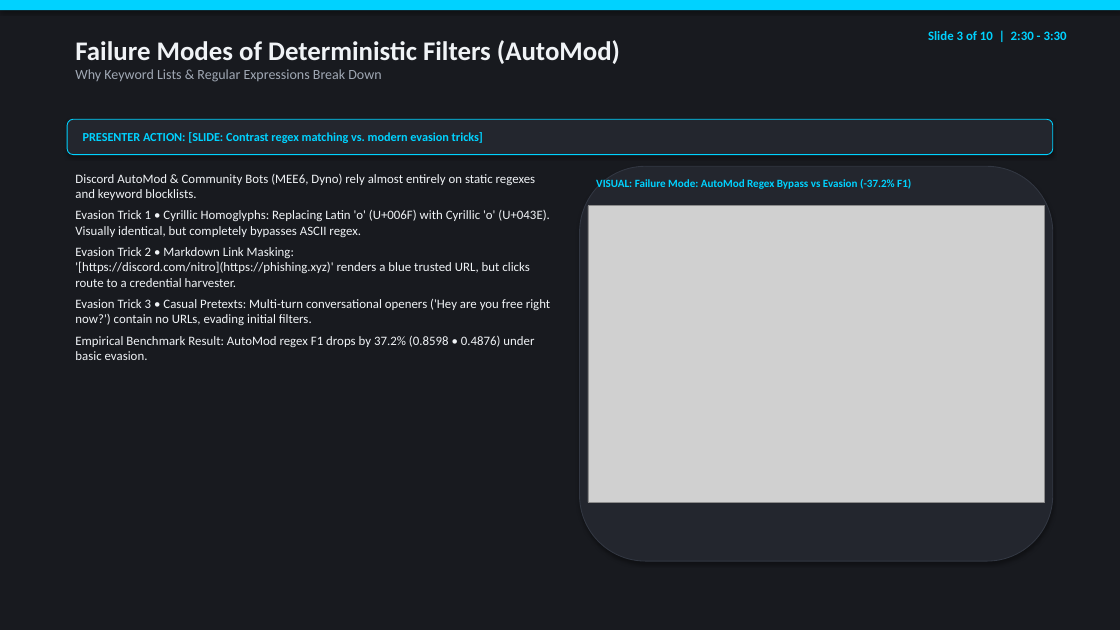
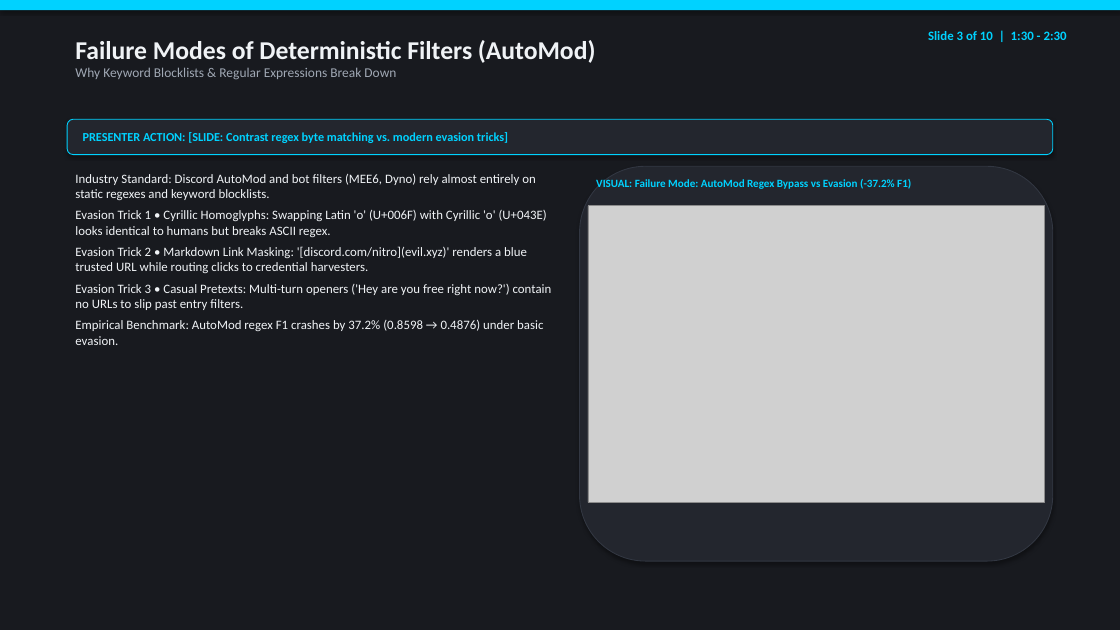
Before and after one commit to danvse/ML_DM_Discord_Phishing, a slide deck: slide 3 of docs/slides/DEMO_PRESENTATION_SLIDES.pptx. Drawn at 1120x630 pixels with LibreOffice and Linux fonts; fonts in the diff are those of the drawing; grey boxes stand for pictures. Boxes give left, top, right and bottom in pixels: in the first picture for what was removed or moved away, otherwise in the second. Text is boxed around its words. In the diff, an @@ line names an element or a change of style, - is before the commit and + after.

```diff
--- a/docs/slides/DEMO_PRESENTATION_SLIDES.pptx
+++ b/docs/slides/DEMO_PRESENTATION_SLIDES.pptx
@@ text at bbox=[75, 40, 595, 63]: size 23 to 22 pt in "Failure Modes of Deterministic Filters (AutoMod)" @@
@@ text at bbox=[928, 31, 1067, 40]: text changed @@
-Slide 3 of 10 | 2:30 - 3:30
+Slide 3 of 10 | 1:30 - 2:30
@@ text at bbox=[75, 67, 396, 79]: text changed; size 12 to 11.5 pt @@
-Why Keyword Lists & Regular Expressions Break Down
+Why Keyword Blocklists & Regular Expressions Break Down
@@ text in rounded rectangle at bbox=[83, 132, 508, 143]: text changed @@
-PRESENTER ACTION: [SLIDE: Contrast regex matching vs. modern evasion tricks]
+PRESENTER ACTION: [SLIDE: Contrast regex byte matching vs. modern evasion tricks]
@@ text at bbox=[75, 174, 552, 345]: text changed @@
-Discord AutoMod & Community Bots (MEE6, Dyno) rely almost entirely on static regexes and keyword blocklists.
-Evasion Trick 1 • Cyrillic Homoglyphs: Replacing Latin 'o' (U+006F) with Cyrillic 'о' (U+043E). Visually identical, but completely bypasses ASCII regex.
-Evasion Trick 2 • Markdown Link Masking: '[https://discord.com/nitro](https://phishing.xyz)' renders a blue trusted URL, but clicks route to a credential harvester.
-Evasion Trick 3 • Casual Pretexts: Multi-turn conversational openers ('Hey are you free right now?') contain no URLs, evading initial filters.
-Empirical Benchmark Result: AutoMod regex F1 drops by 37.2% (0.8598 • 0.4876) under basic evasion.
+Industry Standard: Discord AutoMod and bot filters (MEE6, Dyno) rely almost entirely on static regexes and keyword blocklists.
+Evasion Trick 1 • Cyrillic Homoglyphs: Swapping Latin 'o' (U+006F) with Cyrillic 'о' (U+043E) looks identical to humans but breaks ASCII regex.
+Evasion Trick 2 • Markdown Link Masking: '[discord.com/nitro](evil.xyz)' renders a blue trusted URL while routing clicks to credential harvesters.
+Evasion Trick 3 • Casual Pretexts: Multi-turn openers ('Hey are you free right now?') contain no URLs to slip past entry filters.
+Empirical Benchmark: AutoMod regex F1 crashes by 37.2% (0.8598 → 0.4876) under basic evasion.
```
Also in this commit, not shown: 9 other slides changed, 2 other files.
